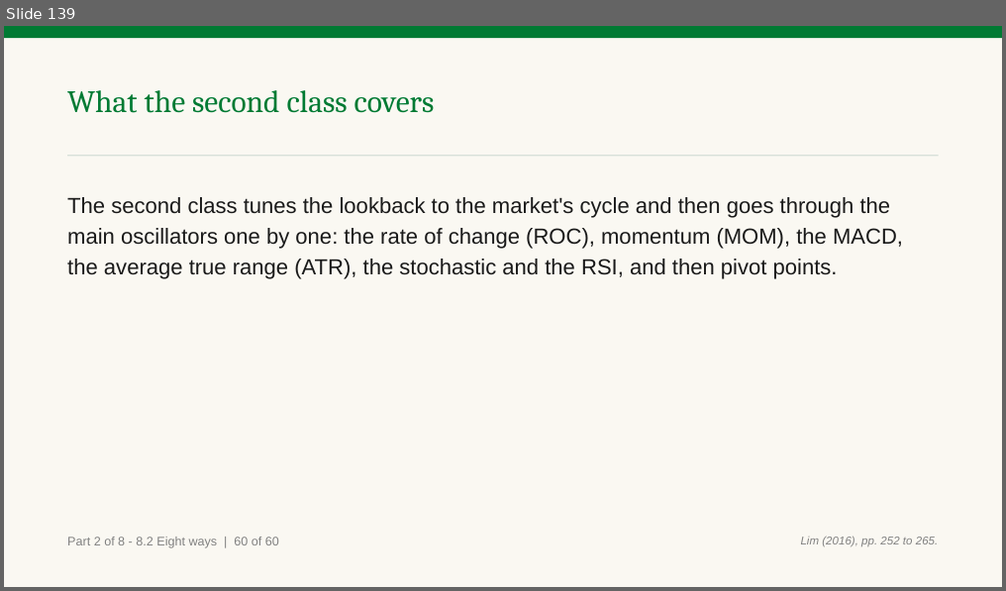
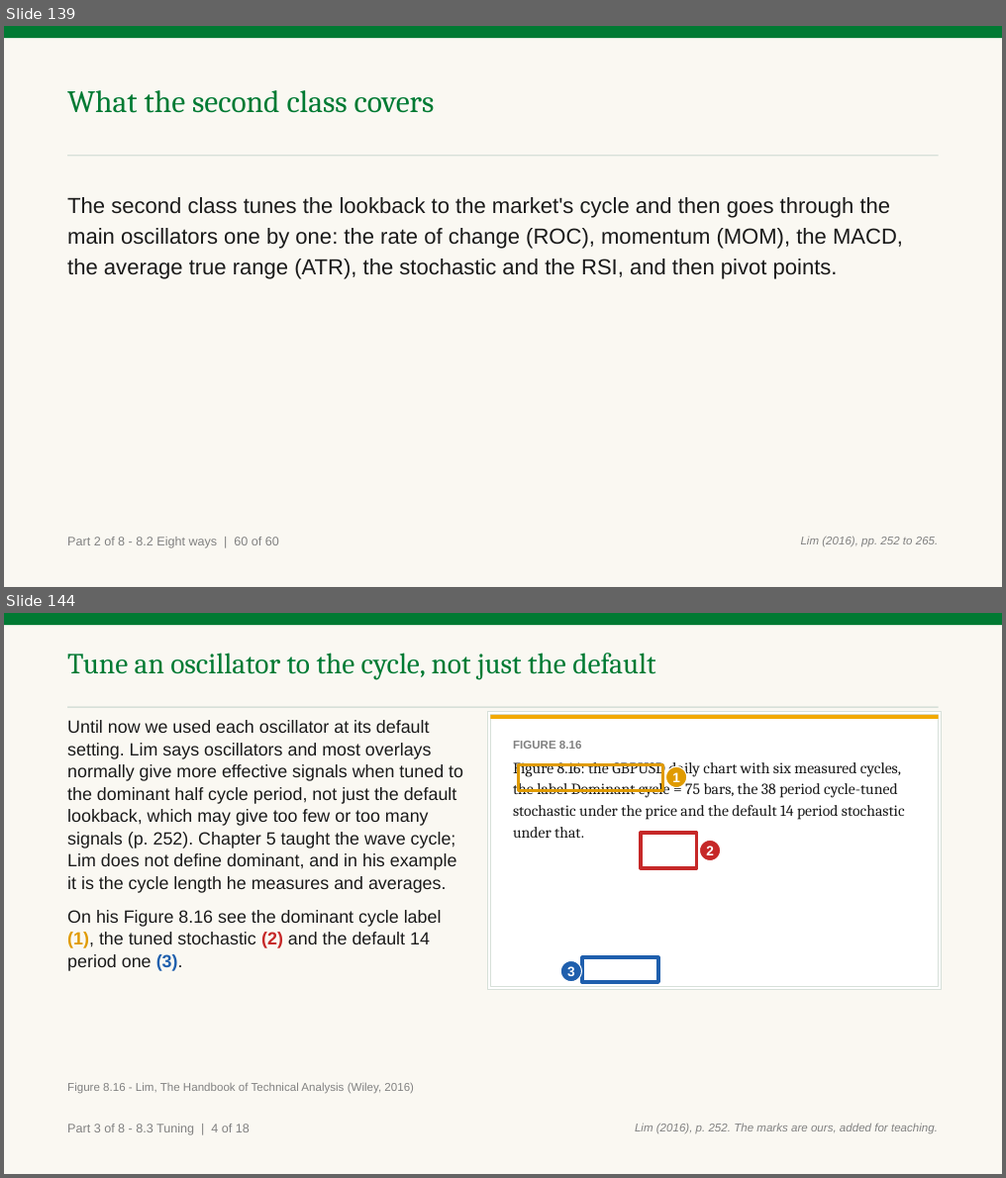
Before and after one commit to benjiesotelo-sudo/Telos_FIN1209, a slide deck: chapter-08/FIN1209-Chapter-08.pptx. Shown one above the other, each under a label of ours: slide 139 before the commit, slides 139 and 144 after it; the slides between them are not shown. The pictures are 1006x591 and 1006x1178 pixels, drawn with LibreOffice and Linux fonts; fonts in the diff are those of the drawing. Boxes give left, top, right and bottom in pixels: in the first picture for what was removed or moved away, otherwise in the second. Text is boxed around its words. In the diff, an @@ line names an element or a change of style, - is before the commit and + after.

Commit message:
Chapter 8 second class: 8.3 to 8.8 written by hand (130 slides, 12 checks, 53 charts), run card, whole-chapter and student editions

```diff
--- a/chapter-08/FIN1209-Chapter-08.pptx
+++ b/chapter-08/FIN1209-Chapter-08.pptx
@@ slide 144 added at bbox=[4, 613, 1002, 1174], background #FFFFFF @@
@@ rectangle added at bbox=[4, 613, 1002, 1174], fill #FAF8F2 @@
@@ rectangle added at bbox=[4, 613, 1002, 625], fill #007A33 @@
@@ text added at bbox=[67, 653, 655, 679], 28 pt, text #007A33 @@
+Tune an oscillator to the cycle, not just the default
@@ rectangle added at bbox=[67, 707, 939, 708], fill #D7E0D9 @@
@@ text added at bbox=[67, 720, 463, 971], 17 pt, text #1A1A1A @@
+Until now we used each oscillator at its default setting. Lim says oscillators and most overlays normally give more effective signals when tuned to the dominant half cycle period, not just the default lookback, which may give too few or too many signals (p. 252). Chapter 5 taught the wave cycle; Lim does not define dominant, and in his example it is the cycle length he measures and averages.
+On his Figure 8.16 see the dominant cycle label (1), the tuned stochastic (2) and the default 14 period one (3).
@@ rectangle added at bbox=[487, 712, 942, 989], fill #FFFFFF, outline #D7E0D9 1 pt @@
@@ rectangle added at bbox=[491, 715, 939, 986], fill #FFFFFF, outline #D7E0D9 1 pt @@
@@ rectangle added at bbox=[491, 715, 939, 719], fill #F2A900 @@
@@ text added at bbox=[513, 741, 905, 838], 15 pt, text #1A1A1A @@
+FIGURE 8.16
+Figure 8.16: the GBPUSD daily chart with six measured cycles, the label Dominant cycle = 75 bars, the 38 period cycle-tuned stochastic under the price and the default 14 period stochastic under that.
@@ rectangle added at bbox=[519, 765, 662, 790], outline #E09B00 3.5 pt @@
@@ ellipse added at bbox=[665, 766, 687, 787], fill #E09B00, outline #FFFFFF 1 pt, 13 pt, text #FFFFFF, bold @@
+1
@@ rectangle added at bbox=[641, 833, 696, 868], outline #C62828 3.5 pt @@
@@ ellipse added at bbox=[699, 840, 721, 861], fill #C62828, outline #FFFFFF 1 pt, 13 pt, text #FFFFFF, bold @@
+2
@@ ellipse added at bbox=[561, 961, 582, 982], fill #1F5FAD, outline #FFFFFF 1 pt, 13 pt, text #FFFFFF, bold @@
+3
@@ rectangle added at bbox=[583, 959, 659, 983], outline #1F5FAD 3.5 pt @@
@@ text added at bbox=[67, 1082, 414, 1094], 11 pt, text #818181 @@
+Figure 8.16 - Lim, The Handbook of Technical Analysis (Wiley, 2016)
@@ text added at bbox=[67, 1124, 250, 1136], 12 pt, text #818181 @@
+Part 3 of 8 - 8.3 Tuning | 4 of 18
@@ text added at bbox=[635, 1123, 938, 1135], 11 pt, text #818181, italic @@
+Lim (2016), p. 252. The marks are ours, added for teaching.
```
Also in this commit, not shown: 12 slides changed, 126 other slides added, 17 other files.
